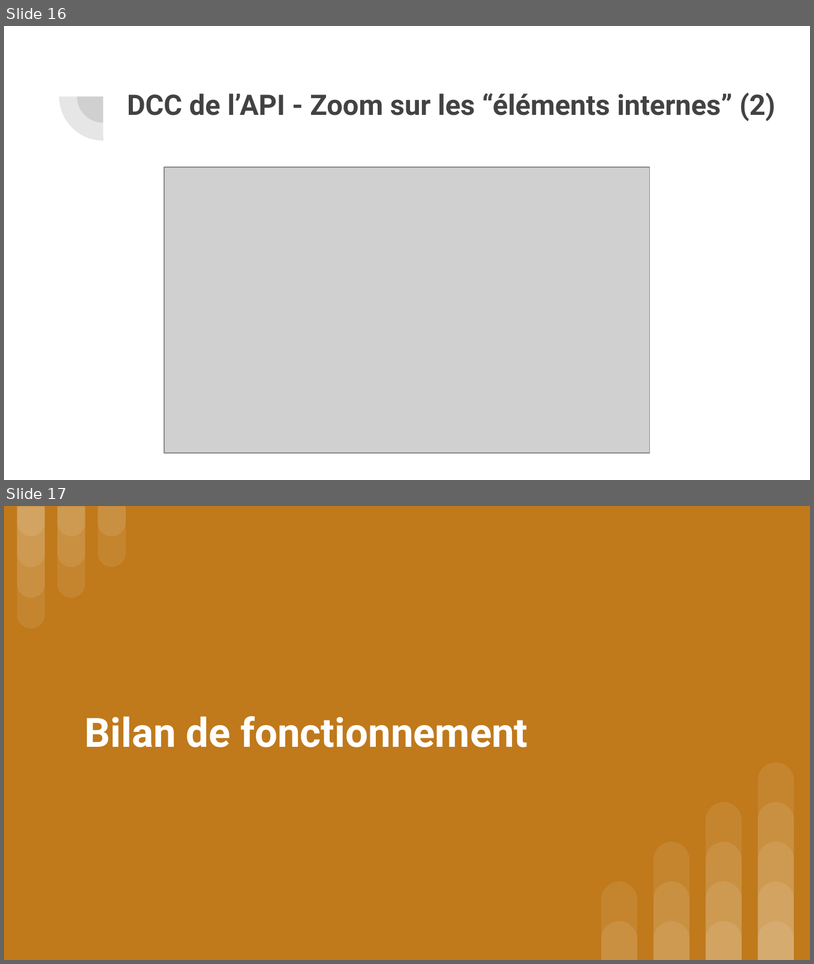
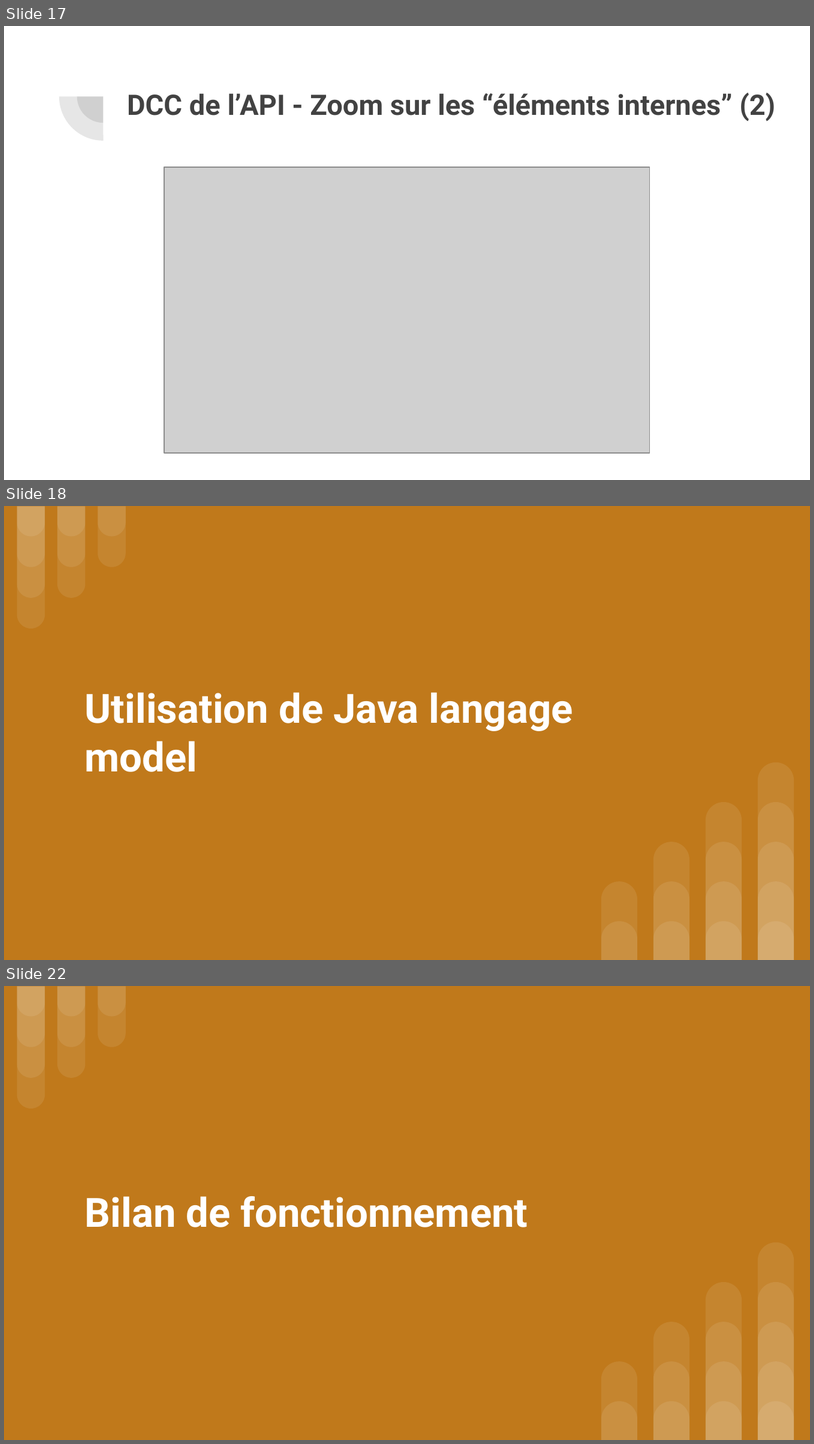
Before and after one commit to GlazKrovi/JavaToPlantUML, a slide deck: deliverable/P21_P22 Diapo soutenance.pptx. Shown one above the other, each under a label of ours: slides 16 and 17 before the commit, slides 17, 18 and 22 after it; the slides between them are not shown. The pictures are 814x964 and 814x1444 pixels, drawn with LibreOffice and Linux fonts; fonts in the diff are those of the drawing; grey boxes stand for pictures. Boxes give left, top, right and bottom in pixels: in the first picture for what was removed or moved away, otherwise in the second. Text is boxed around its words. In the diff, an @@ line names an element or a change of style, - is before the commit and + after.

```diff
--- a/deliverable/P21_P22 Diapo soutenance.pptx
+++ b/deliverable/P21_P22 Diapo soutenance.pptx
@@ slide 18 added at [4, 506, 810, 960], background #C0791B; not listed: 23 template elements that a slide beside it also shows @@
@@ title added at [85, 692, 573, 772], 36 pt, text #FFFFFF, bold @@
+Utilisation de Java langage model
@@ what was slide 16 is now slide 17 @@
@@ what was slide 17 is now slide 22 @@
```
Also in this commit, not shown: 4 other slides added, 4 other files.
